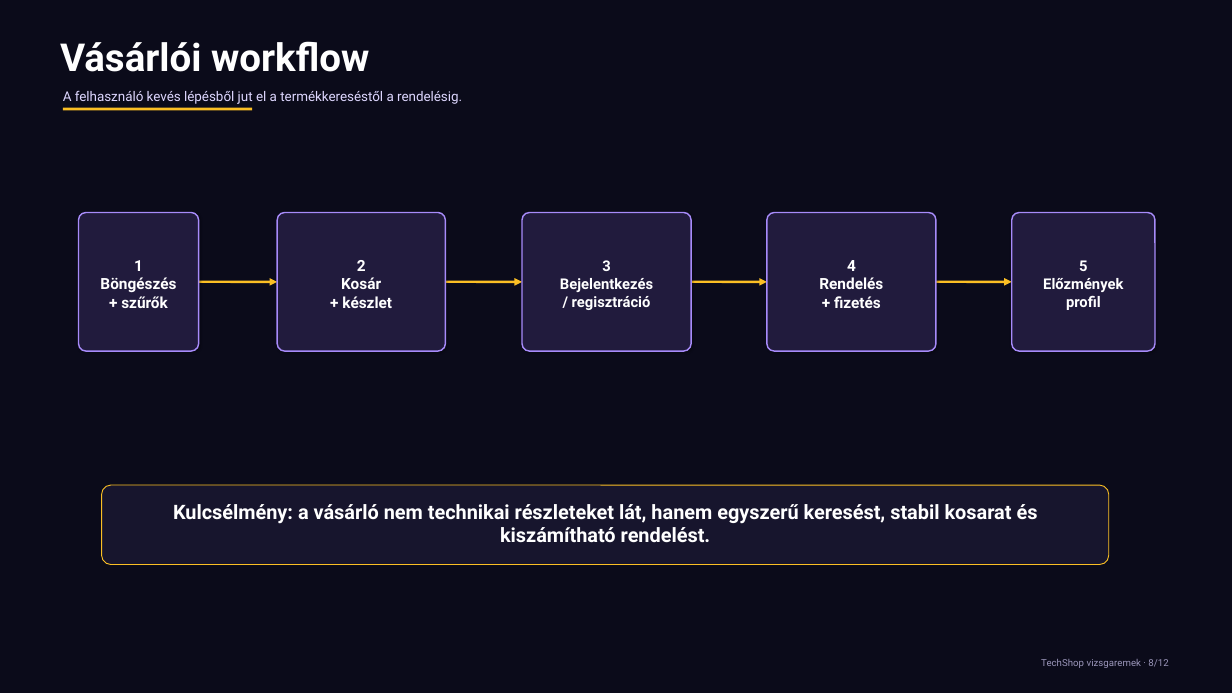
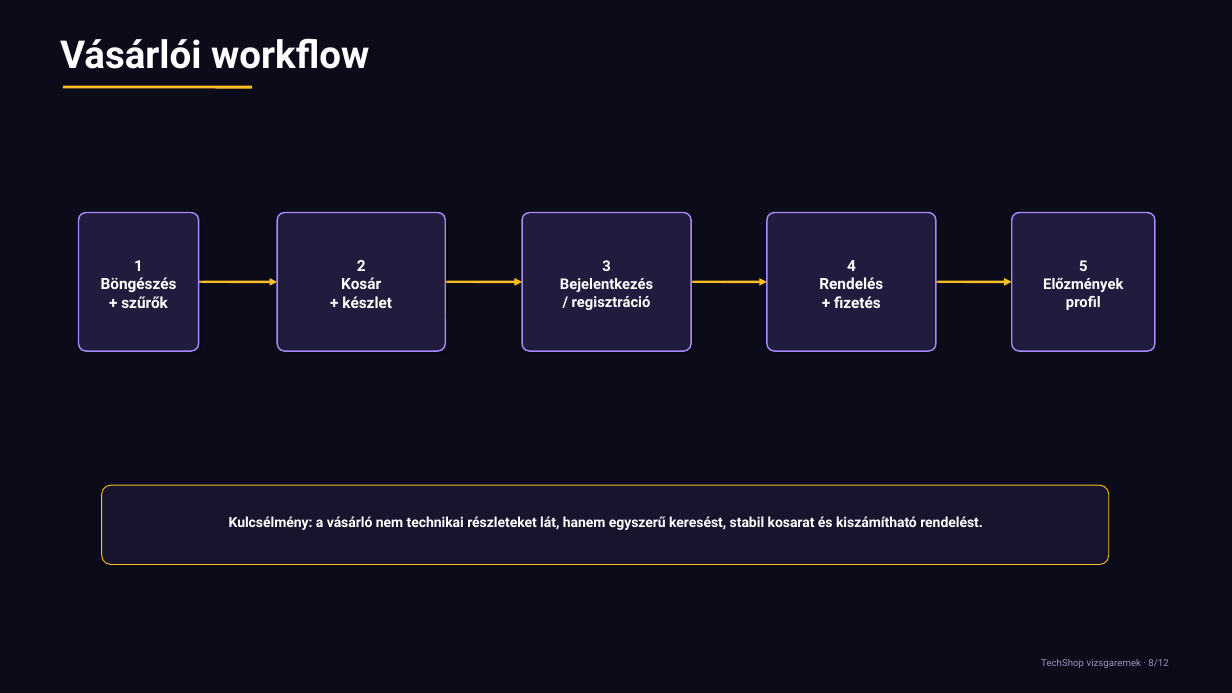
Before and after one commit to Ar3sz20/TechShop, a slide deck: slide 7 of TechShop_prezentacio.pptx (slide 8 before the commit). Drawn at 1232x693 pixels with LibreOffice and Linux fonts; fonts in the diff are those of the drawing. Boxes give left, top, right and bottom in pixels: in the first picture for what was removed or moved away, otherwise in the second. Text is boxed around its words. In the diff, an @@ line names an element or a change of style, - is before the commit and + after.

```diff
--- a/TechShop_prezentacio.pptx
+++ b/TechShop_prezentacio.pptx
@@ text "Vásárlói workflow" at (60,38,369,69): line spacing 1 to 0.9 @@
@@ line moved from (63, 109) - (252, 109) to (63, 87) - (252, 87) @@
@@ text removed at (63,90,462,104) @@
-A felhasználó kevés lépésből jut el a termékkereséstől a rendelésig.
@@ text "Kulcsélmény: a vásárló nem technikai ..." at (229,516,983,530): size 15.5 to 10.8 pt; line spacing 1 to 0.8 @@
```
Also in this commit, not shown: 10 other slides changed.
